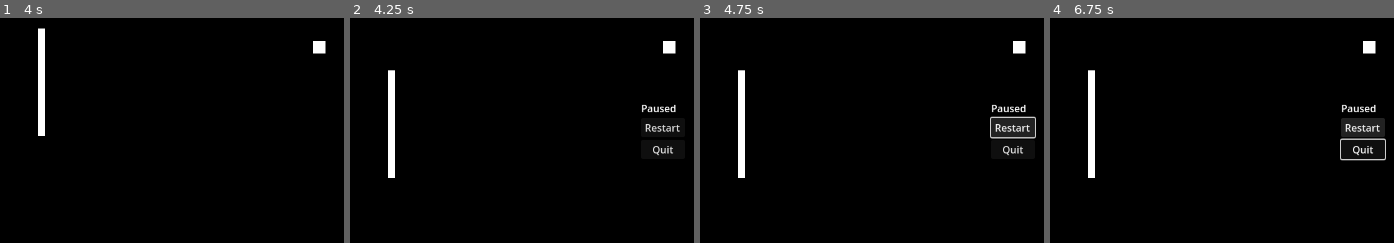
Above: before the commit, frames 1-4 (left to right).
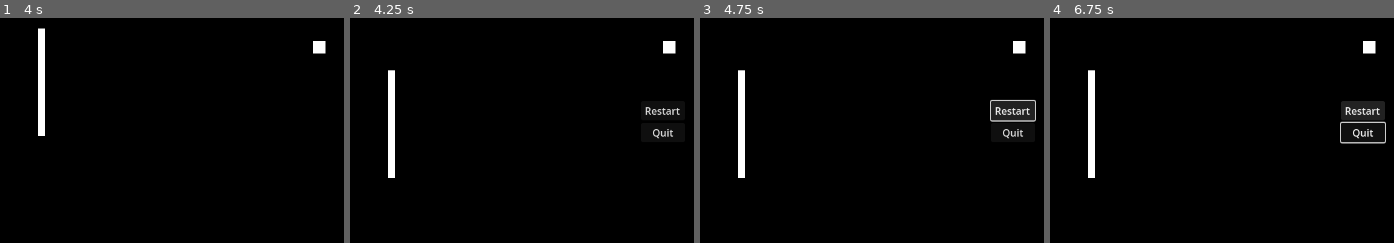
Above: after the commit, the same moments.

Repository: bridgetowngamestudios/pong
Game: Godot game, scene res://World.tscn
Two runs of this game, one before a commit and one after it. Both use one fixed random seed, a clock stepped at 60 frames per second and the inputs below.
Inputs:
- Up to frame 1 (4 s): hold W (ui_up) 0.53-1.28 s; hold S (ui_down) 1.28-2.03 s; hold W (ui_up) 2.03-3.53 s; hold S (ui_down) from 3.53 s (still down)
- Up to frame 2 (4.25 s): keep holding S (ui_down); tap Escape (Pause) at 4.15 s
- Up to frame 3 (4.75 s): release S (ui_down) at 4.25 s; click "Restart" at 4.25 s
- Up to frame 4 (6.75 s): click "Restart" at 5 s; click "Restart" at 5.75 s; tap Enter at 6.5 s; hold S (ui_down) from 6.53 s (still down)
The pictures show only the part of the screen within x 13-63%, y 23-73%; the shares and areas given below are measured in that part.

Frame 1 is identical in both runs. In frame 2, 0.8% of the frame differs, in the area x 84-96%, y 38-62%; in frame 3, 1.8%; in frame 4, 1.9%, in the area x 84-98%, y 36-64%.

Commit message:
Remove Pause text as the menu is used for both Pause and Game Over

Diff:
--- a/World.tscn
+++ b/World.tscn
@@ -142,13 +142,6 @@
 grow_horizontal = 2
 grow_vertical = 2
 
-[node name="PauseText" type="RichTextLabel" parent="PauseMenu"]
-layout_mode = 2
-text = "Paused
-"
-fit_content = true
-autowrap_mode = 0
-
 [node name="RestartButton" type="Button" parent="PauseMenu"]
 layout_mode = 2
 text = "Restart"
